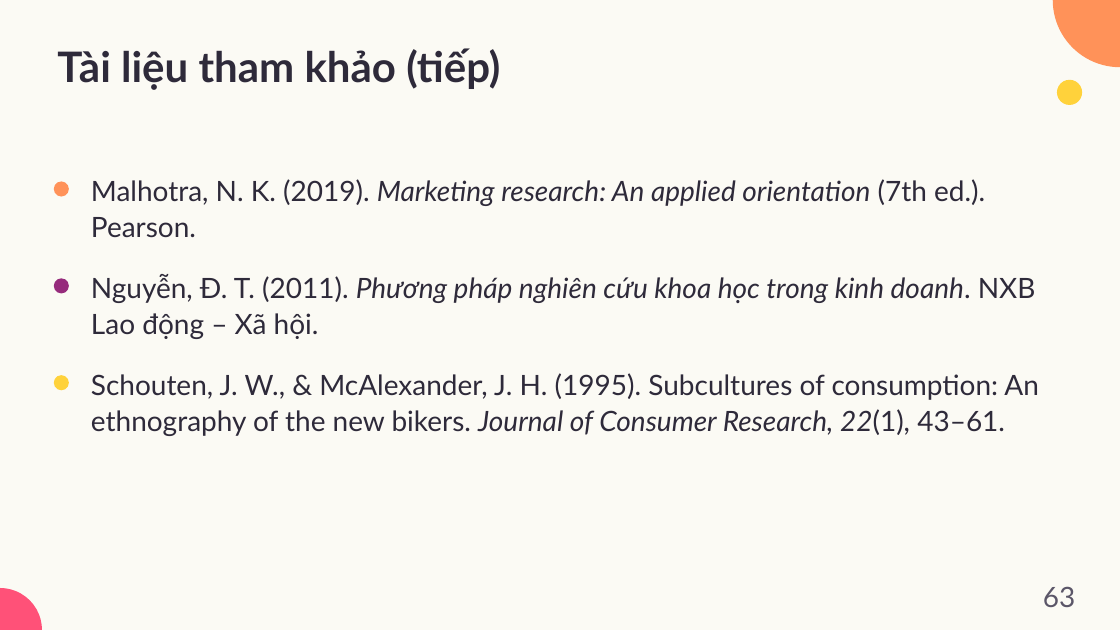
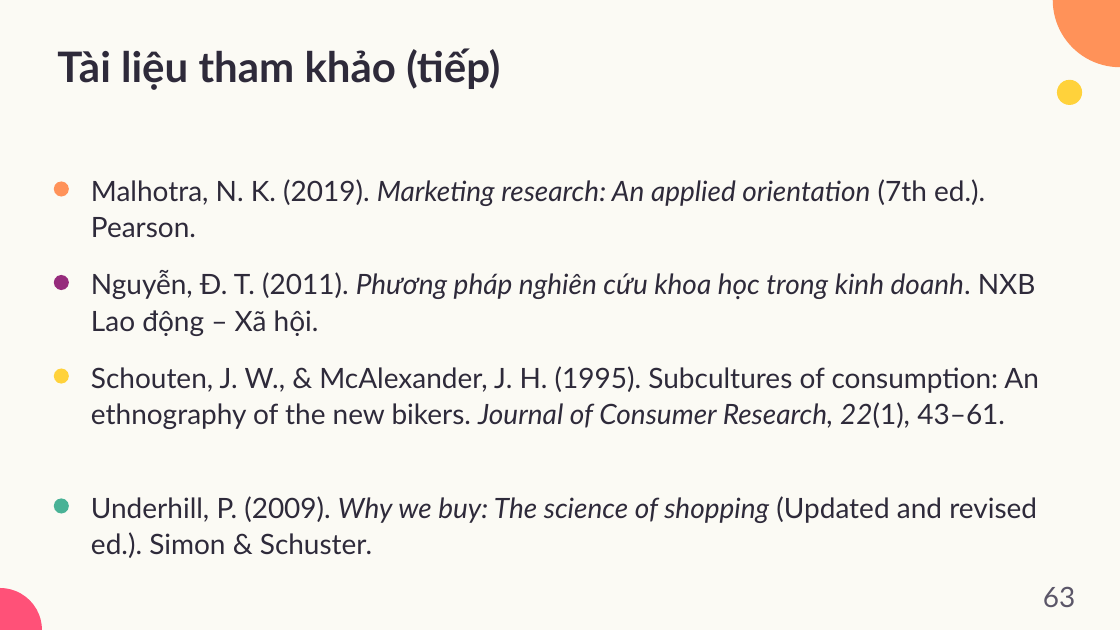
Before and after one commit to dnbaoquyen/academic-pptx-skill, a slide deck: slide 63 of mkt1107/output/MKT1107_W07_slides.pptx. Drawn at 1120x630 pixels with LibreOffice and Linux fonts; fonts in the diff are those of the drawing. Boxes give left, top, right and bottom in pixels: in the first picture for what was removed or moved away, otherwise in the second. Text is boxed around its words. In the diff, an @@ line names an element or a change of style, - is before the commit and + after.

```diff
--- a/mkt1107/output/MKT1107_W07_slides.pptx
+++ b/mkt1107/output/MKT1107_W07_slides.pptx
@@ 2 texts, 1 ellipse: place and size @@
-2 texts, 1 ellipse at box(54, 274, 1039, 436)
+2 texts, 1 ellipse at box(54, 270, 1039, 429)
@@ ellipse added at box(54, 498, 69, 513), fill #49B296 @@
@@ text added at box(91, 496, 1037, 558), 24 pt, text #2E2A3A @@
+Underhill, P. (2009). Why we buy: The science of shopping (Updated and revised ed.). Simon & Schuster.
```
Also in this commit, not shown: 7 other slides changed, 1 slide removed, 11 other files.
